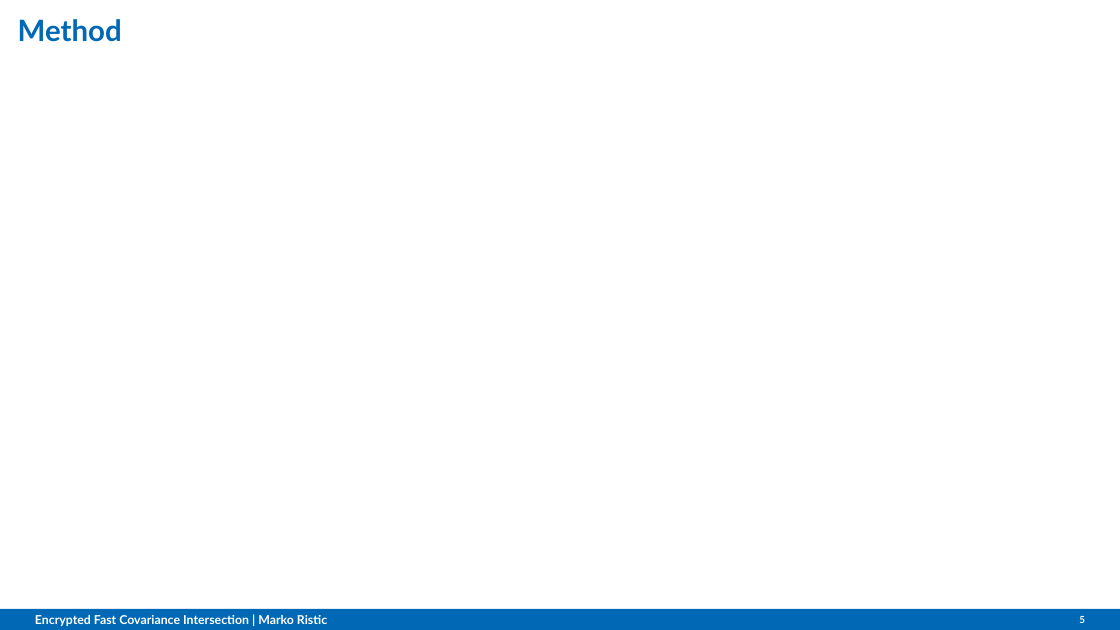
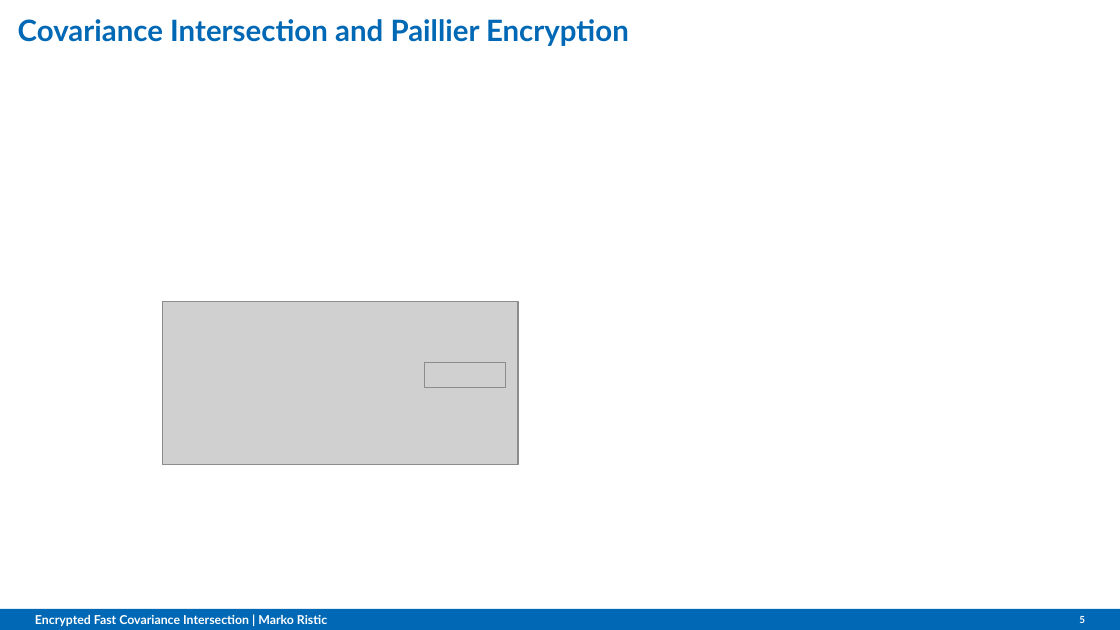
Before and after one commit to omubtcezq/PaillierFCI, a slide deck: slide 5 of presentation/MFI2022_marko_ristic.pptx. Drawn at 1120x630 pixels with LibreOffice and Linux fonts; fonts in the diff are those of the drawing; grey boxes stand for pictures; background and template pictures are left out. Boxes give left, top, right and bottom in pixels: in the first picture for what was removed or moved away, otherwise in the second. Text is boxed around its words. In the diff, an @@ line names an element or a change of style, - is before the commit and + after.

Commit message:
Progress on figures and slides Updated overall structure

```diff
--- a/presentation/MFI2022_marko_ristic.pptx
+++ b/presentation/MFI2022_marko_ristic.pptx
@@ title at [18, 19, 629, 46]: text changed @@
-Method
+Covariance Intersection and Paillier Encryption
@@ picture added at [162, 301, 519, 465] @@
@@ picture added at [424, 363, 506, 388] @@
```
Also in this commit, not shown: 7 other slides changed, 2 slides added.
